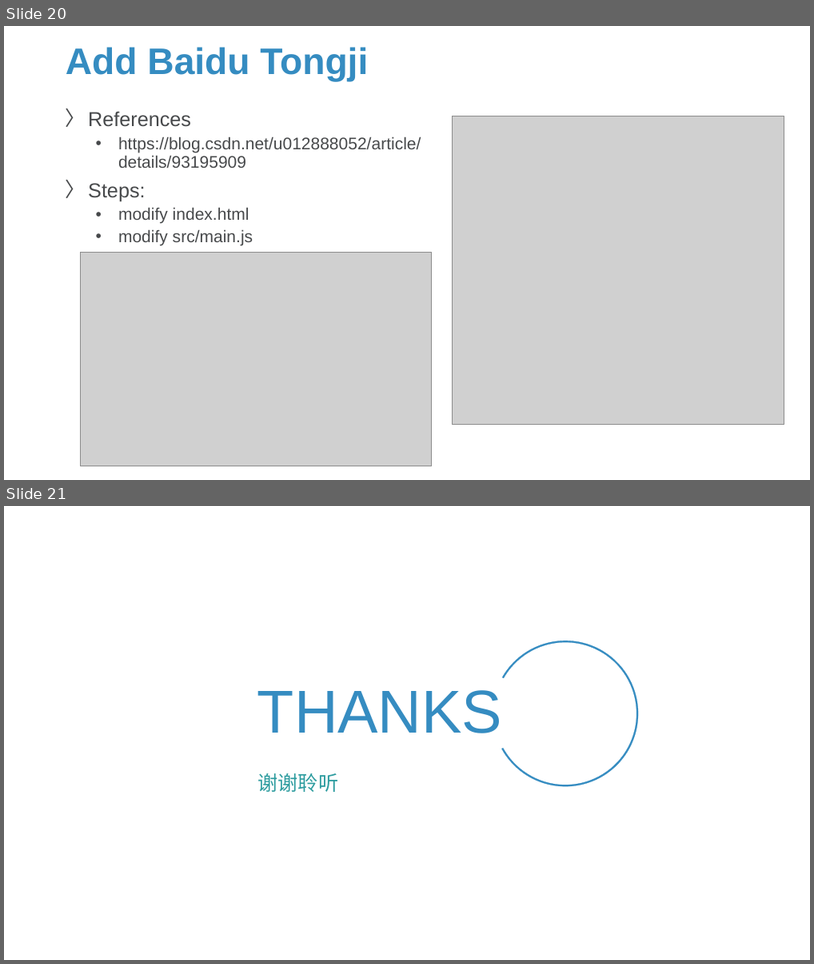
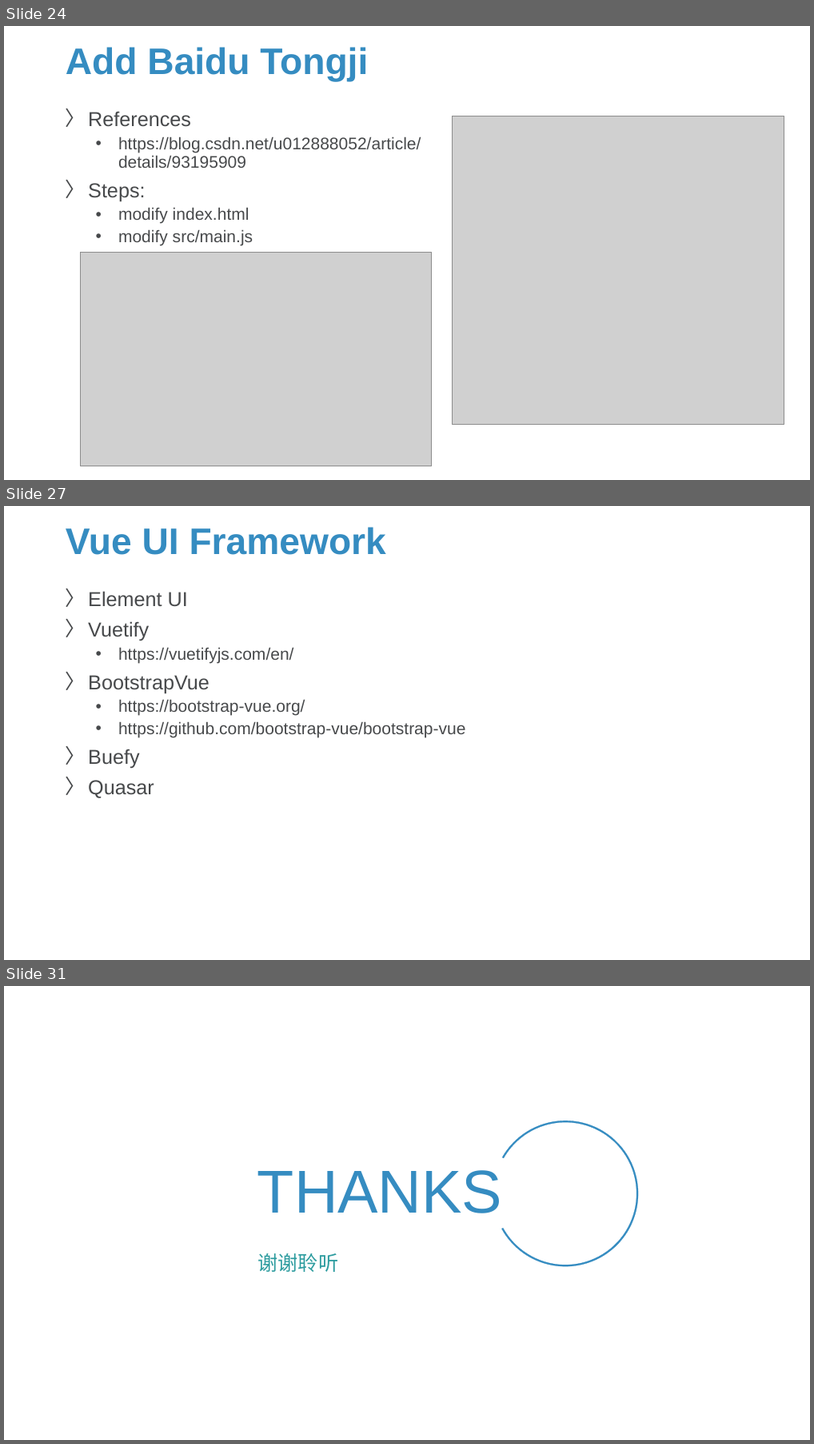
Before and after one commit to Sparks-Lu/TechNotes, a slide deck: Web/Vue-Notes.pptx. Shown one above the other, each under a label of ours: slides 20 and 21 before the commit, slides 24, 27 and 31 after it; the slides between them are not shown. The pictures are 814x964 and 814x1444 pixels, drawn with LibreOffice and Linux fonts; fonts in the diff are those of the drawing; grey boxes stand for pictures; background and template pictures are left out. Boxes give left, top, right and bottom in pixels: in the first picture for what was removed or moved away, otherwise in the second. Text is boxed around its words. In the diff, an @@ line names an element or a change of style, - is before the commit and + after.

```diff
--- a/Web/Vue-Notes.pptx
+++ b/Web/Vue-Notes.pptx
@@ slide 27 added at bbox=[4, 506, 810, 960], background picture (left out) @@
@@ title added at bbox=[66, 527, 386, 555], 44 pt, text #358CC1, bold @@
+Vue UI Framework
@@ text added at bbox=[88, 591, 466, 798], 20 pt, text #47494B @@
+〉 Element UI
+〉 Vuetify
+  • https://vuetifyjs.com/en/
+〉 BootstrapVue
+  • https://bootstrap-vue.org/
+  • https://github.com/bootstrap-vue/bootstrap-vue
+〉 Buefy
+〉 Quasar
@@ what was slide 20 is now slide 24 @@
@@ what was slide 21 is now slide 31 @@
```
Also in this commit, not shown: 2 slides changed, 9 other slides added, 11 other files.
